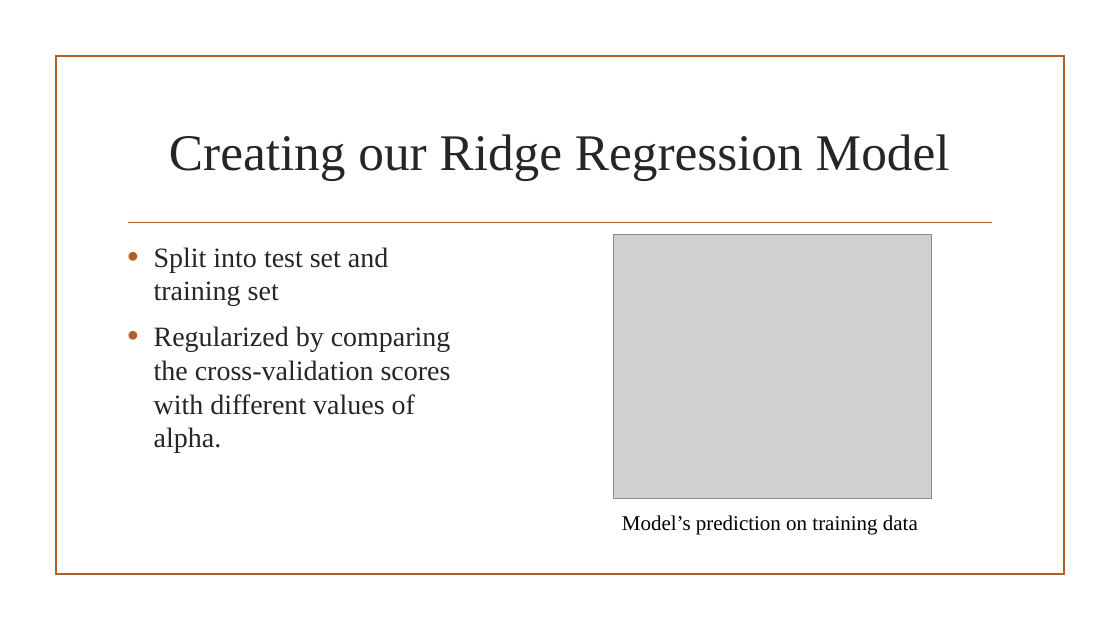
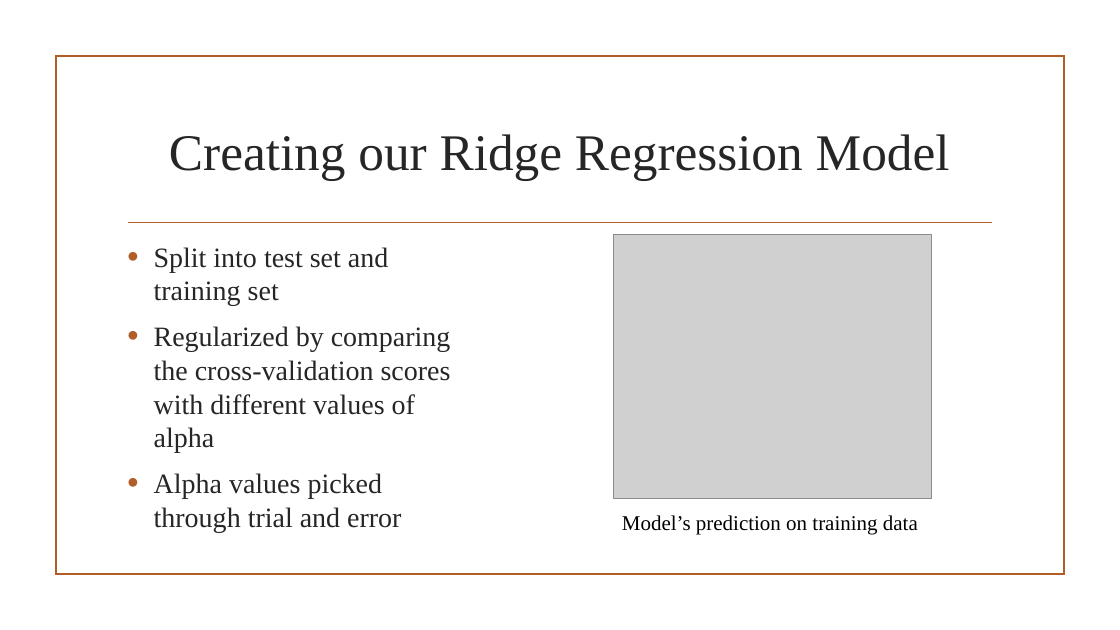
Before and after one commit to cohenb51/S, a slide deck: slide 12 of Capstone/1/Capstone/capstone1_presentation.pptx. Drawn at 1120x630 pixels with LibreOffice and Linux fonts; fonts in the diff are those of the drawing; grey boxes stand for pictures; background and template pictures are left out. Boxes give left, top, right and bottom in pixels: in the first picture for what was removed or moved away, otherwise in the second. Text is boxed around its words. In the diff, an @@ line names an element or a change of style, - is before the commit and + after.

```diff
--- a/Capstone/1/Capstone/capstone1_presentation.pptx
+++ b/Capstone/1/Capstone/capstone1_presentation.pptx
@@ text at [154, 326, 451, 533]: text changed @@
-• Regularized by comparing the cross-validation scores with different values of alpha.
+• Regularized by comparing the cross-validation scores with different values of alpha
+• Alpha values picked through trial and error
```
Also in this commit, not shown: 1 other slide changed.
